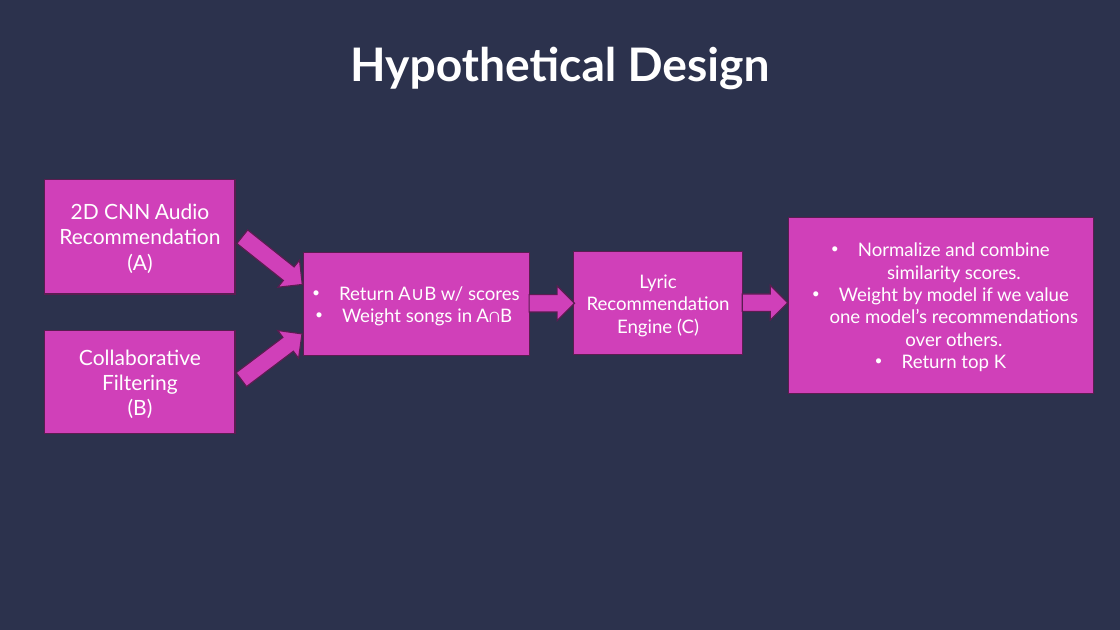
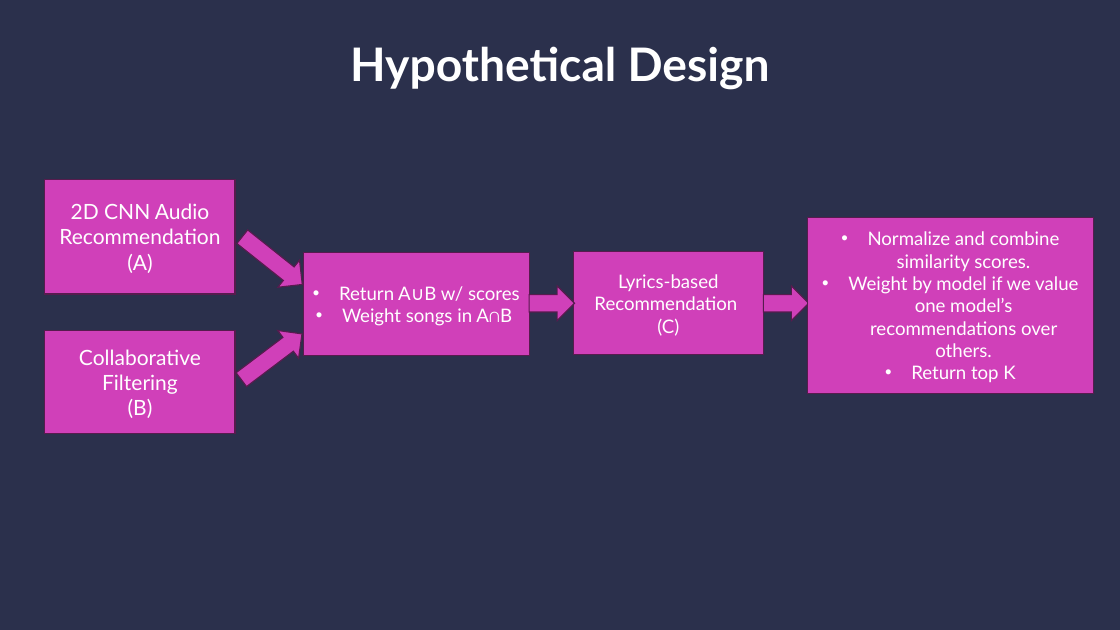
Before and after one commit to Disco-Gnome/CSC84040_Final_Project, a slide deck: slide 13 of project_presentation.pptx (slide 11 before the commit). Drawn at 1120x630 pixels with LibreOffice and Linux fonts; fonts in the diff are those of the drawing; background and template pictures are left out. Boxes give left, top, right and bottom in pixels: in the first picture for what was removed or moved away, otherwise in the second. Text is boxed around its words. In the diff, an @@ line names an element or a change of style, - is before the commit and + after.

```diff
--- a/project_presentation.pptx
+++ b/project_presentation.pptx
@@ rectangle at box(0, 0, 1120, 630): fill #2C324D to #2B304C @@
@@ rectangle "Normalize and combine similarity scores.": place and size @@
-rectangle "Normalize and combine similarity scores." at box(788, 217, 1093, 393)
+rectangle "Normalize and combine similarity scores." at box(807, 217, 1093, 393)
@@ rectangle "Normalize and combine similarity scores." at box(807, 217, 1093, 393): outline #5B1C51 1 pt to #571B4E 1 pt @@
@@ rectangle "Lyrics-based Recommendation" at box(573, 252, 763, 355): outline #5B1C51 1 pt to #571B4E 1 pt @@
@@ rectangle "Lyrics-based Recommendation": place and size @@
-rectangle "Lyrics-based Recommendation" at box(573, 252, 743, 355)
+rectangle "Lyrics-based Recommendation" at box(573, 252, 763, 355)
@@ text in rectangle at box(594, 274, 737, 336): text changed @@
-Lyric Recommendation Engine (C)
+Lyrics-based Recommendation
+(C)
@@ right arrow: place and size @@
-right arrow at box(743, 286, 788, 320)
+right arrow at box(764, 286, 809, 320)
@@ right arrow at box(764, 286, 809, 320): outline #5B1C51 1 pt to #571B4E 1 pt; proportions changed @@
```
Also in this commit, not shown: 12 other slides changed, 2 slides added.
